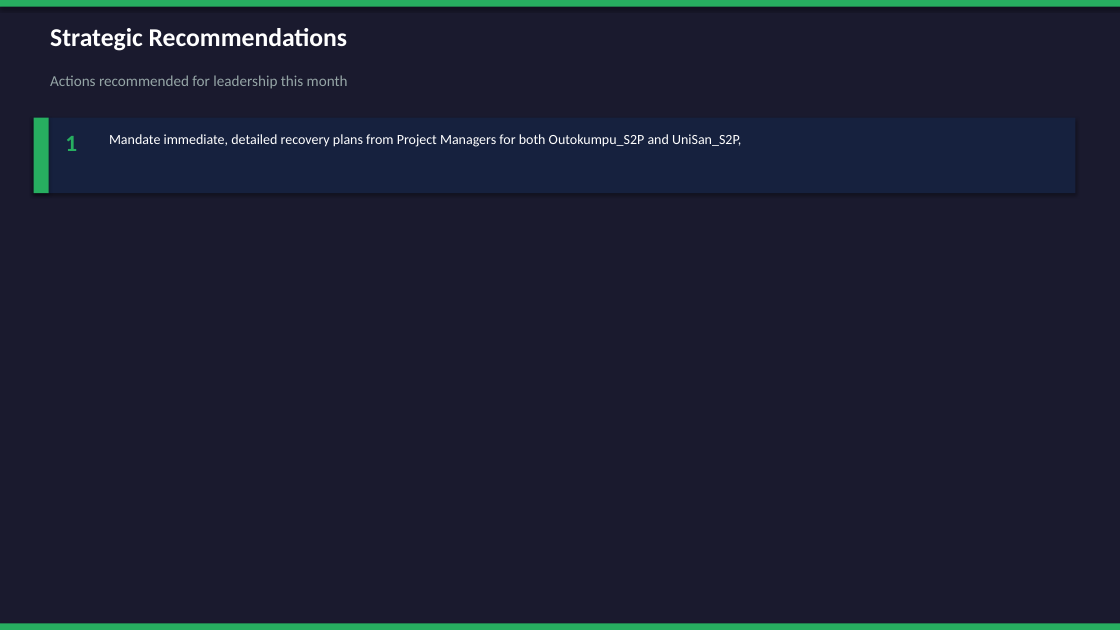
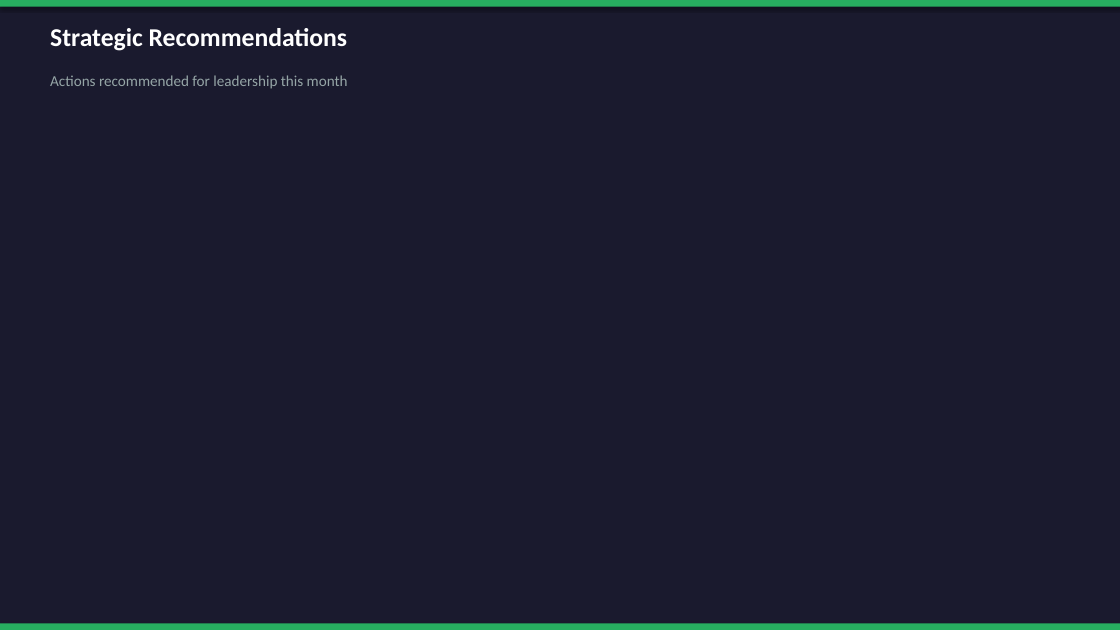
Before and after one commit to AbhiramYad/project-health-rag-agent, a slide deck: slide 6 of outputs/monthly_presentation.pptx. Drawn at 1120x630 pixels with LibreOffice and Linux fonts; fonts in the diff are those of the drawing. Boxes give left, top, right and bottom in pixels: in the first picture for what was removed or moved away, otherwise in the second. Text is boxed around its words. In the diff, an @@ line names an element or a change of style, - is before the commit and + after.

```diff
--- a/outputs/monthly_presentation.pptx
+++ b/outputs/monthly_presentation.pptx
@@ rectangle removed at bbox=[34, 118, 1075, 193] @@
@@ rectangle removed at bbox=[34, 118, 49, 193] @@
@@ text removed at bbox=[65, 136, 77, 151] @@
-1
@@ text removed at bbox=[109, 134, 741, 147] @@
-Mandate immediate, detailed recovery plans from Project Managers for both Outokumpu_S2P and UniSan_S2P,
```
Also in this commit, not shown: 6 other slides changed, 4 other files.
